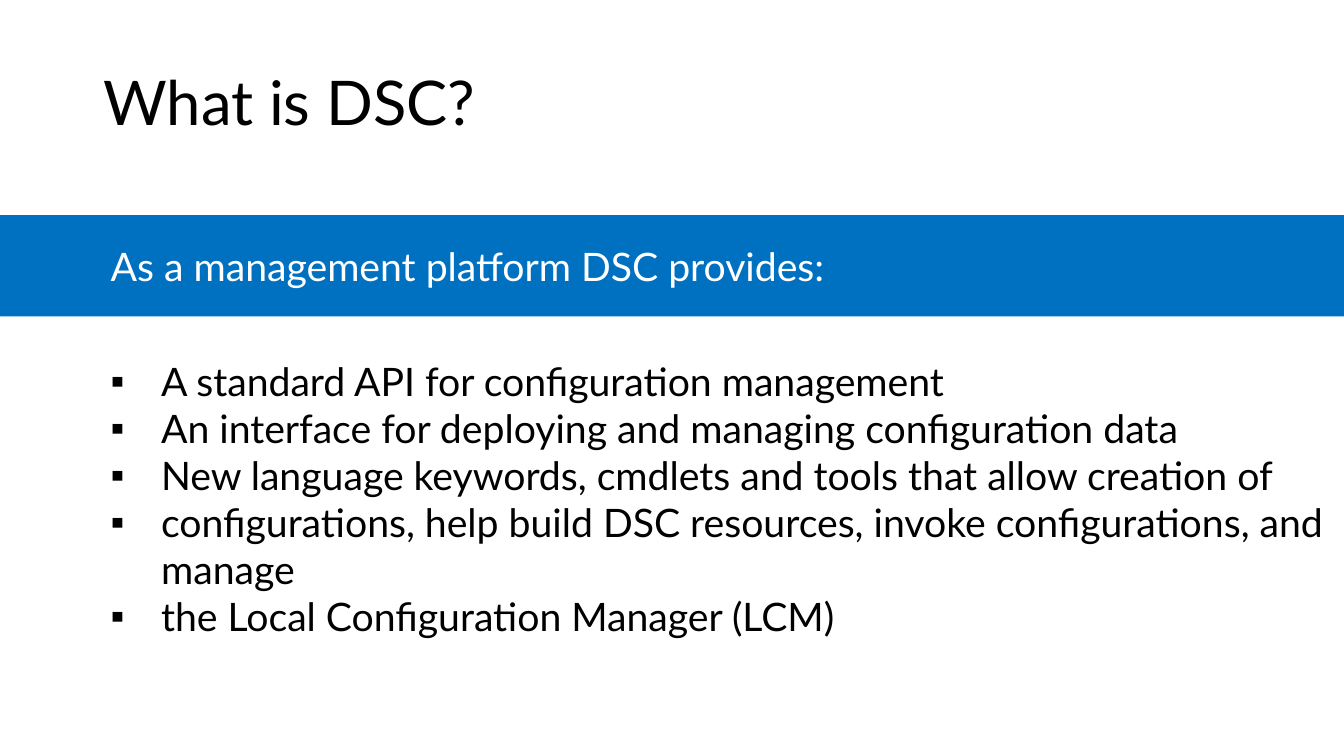
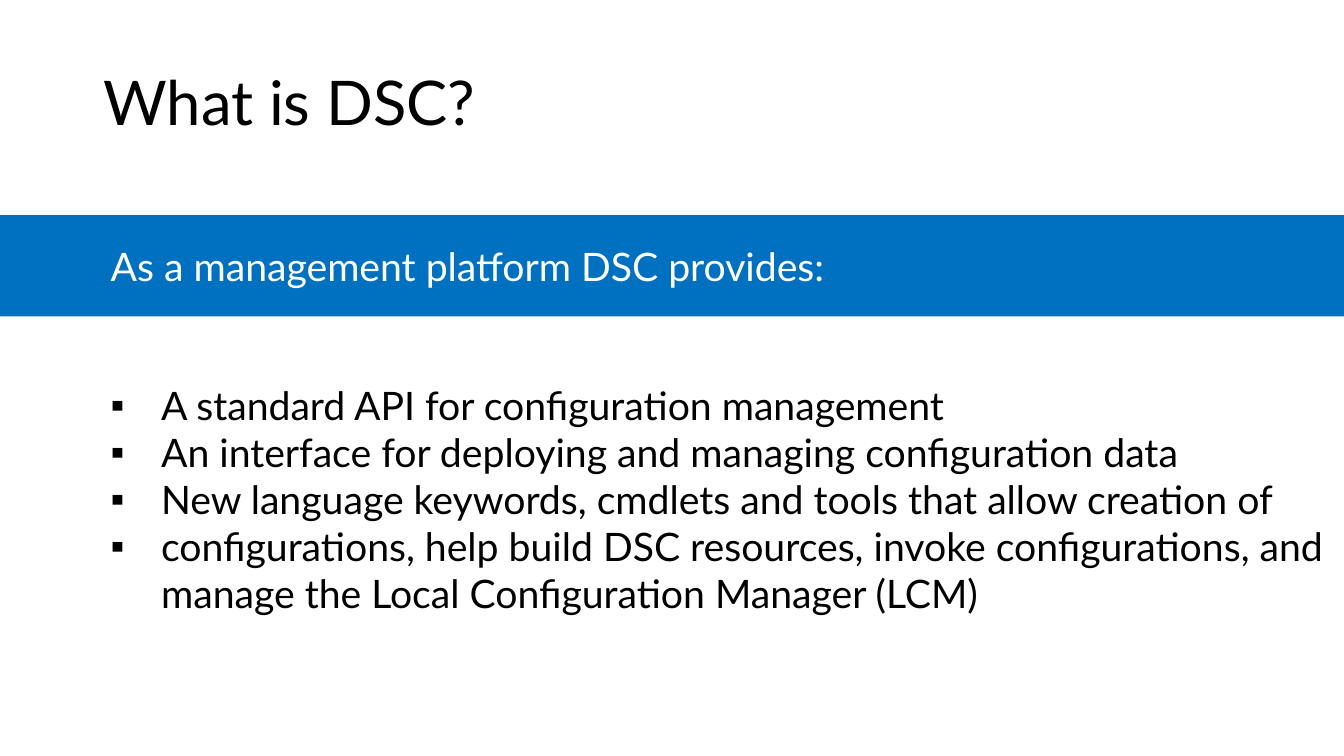
Before and after one commit to microsoft/AcademicContent, a slide deck: slide 4 of Complimentary Course Content/Module7/Lessons/Module7_Lesson5 Desired State Configuration with Chef.pptx. Drawn at 1344x756 pixels with LibreOffice and Linux fonts; fonts in the diff are those of the drawing. Boxes give left, top, right and bottom in pixels: in the first picture for what was removed or moved away, otherwise in the second. Text is boxed around its words. In the diff, an @@ line names an element or a change of style, - is before the commit and + after.

```diff
--- a/Complimentary Course Content/Module7/Lessons/Module7_Lesson5 Desired State Configuration with Chef.pptx
+++ b/Complimentary Course Content/Module7/Lessons/Module7_Lesson5 Desired State Configuration with Chef.pptx
@@ text at bbox=[161, 532, 1323, 615]: text changed @@
-    ▪ configurations, help build DSC resources, invoke configurations, and manage
-    ▪ the Local Configuration Manager (LCM)
+    ▪ configurations, help build DSC resources, invoke configurations, and manage the Local Configuration Manager (LCM)
```
Also in this commit, not shown: 4 other slides changed, 1 slide added, 3 other files.
